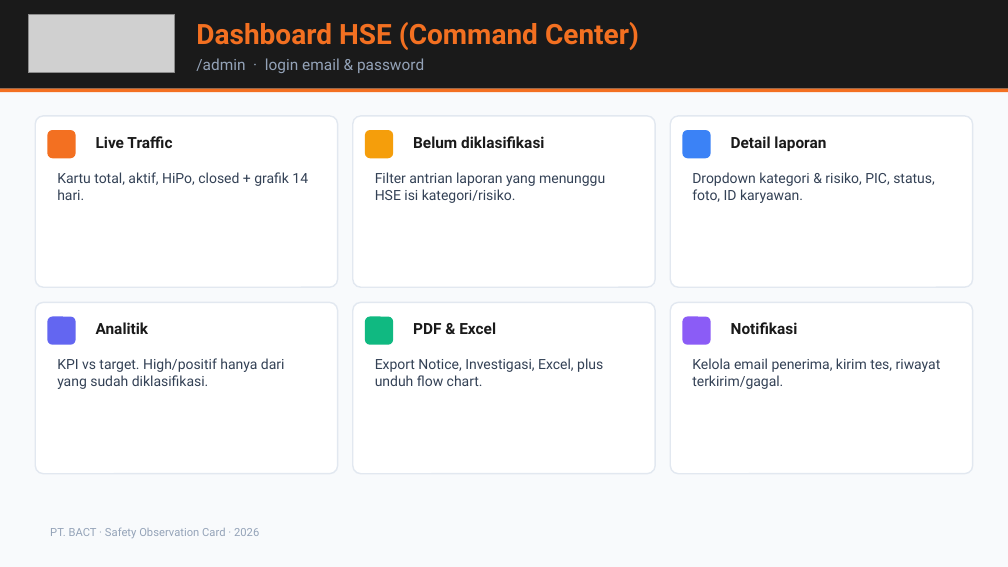
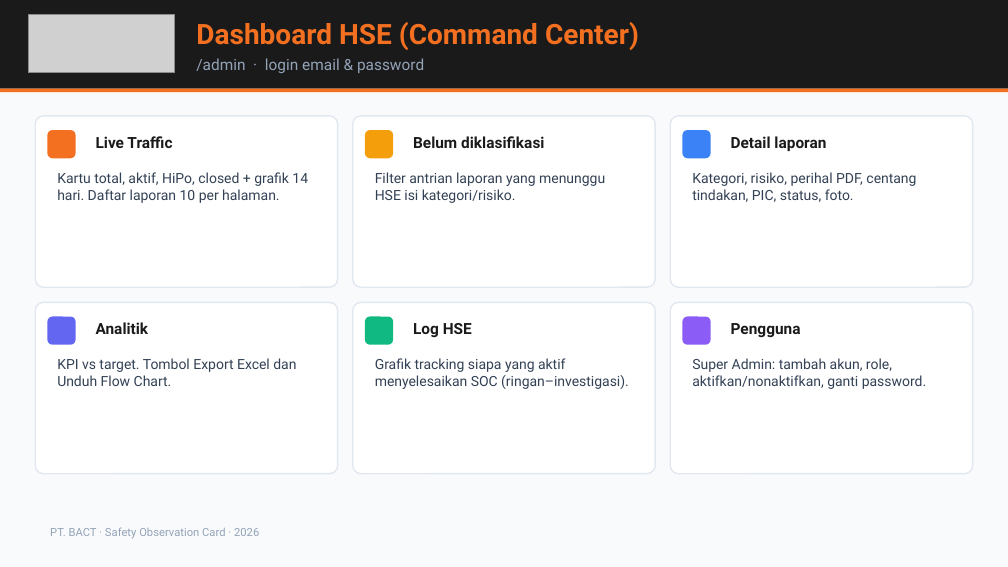
Before and after one commit to msatibi32/bact-safety-observation-modern, a slide deck: slide 8 of supabase/BACT-SOC-Presentasi-HSE.pptx. Drawn at 1008x567 pixels with LibreOffice and Linux fonts; fonts in the diff are those of the drawing; grey boxes stand for pictures. Boxes give left, top, right and bottom in pixels: in the first picture for what was removed or moved away, otherwise in the second. Text is boxed around its words. In the diff, an @@ line names an element or a change of style, - is before the commit and + after.

```diff
--- a/supabase/BACT-SOC-Presentasi-HSE.pptx
+++ b/supabase/BACT-SOC-Presentasi-HSE.pptx
@@ text at bbox=[57, 172, 308, 203]: text changed @@
-Kartu total, aktif, HiPo, closed + grafik 14 hari.
+Kartu total, aktif, HiPo, closed + grafik 14 hari. Daftar laporan 10 per halaman.
@@ text at bbox=[692, 172, 916, 202]: text changed @@
-Dropdown kategori & risiko, PIC, status, foto, ID karyawan.
+Kategori, risiko, perihal PDF, centang tindakan, PIC, status, foto.
@@ text at bbox=[413, 323, 472, 337]: text changed @@
-PDF & Excel
+Log HSE
@@ text at bbox=[731, 323, 801, 337]: text changed @@
-Notifikasi
+Pengguna
@@ text at bbox=[57, 358, 296, 386]: text changed @@
-KPI vs target. High/positif hanya dari yang sudah diklasifikasi.
+KPI vs target. Tombol Export Excel dan Unduh Flow Chart.
@@ text at bbox=[375, 358, 629, 389]: text changed @@
-Export Notice, Investigasi, Excel, plus unduh flow chart.
+Grafik tracking siapa yang aktif menyelesaikan SOC (ringan–investigasi).
@@ text at bbox=[692, 358, 926, 389]: text changed @@
-Kelola email penerima, kirim tes, riwayat terkirim/gagal.
+Super Admin: tambah akun, role, aktifkan/nonaktifkan, ganti password.
```
Also in this commit, not shown: 3 other slides changed, 2 slides added, 8 other files.
